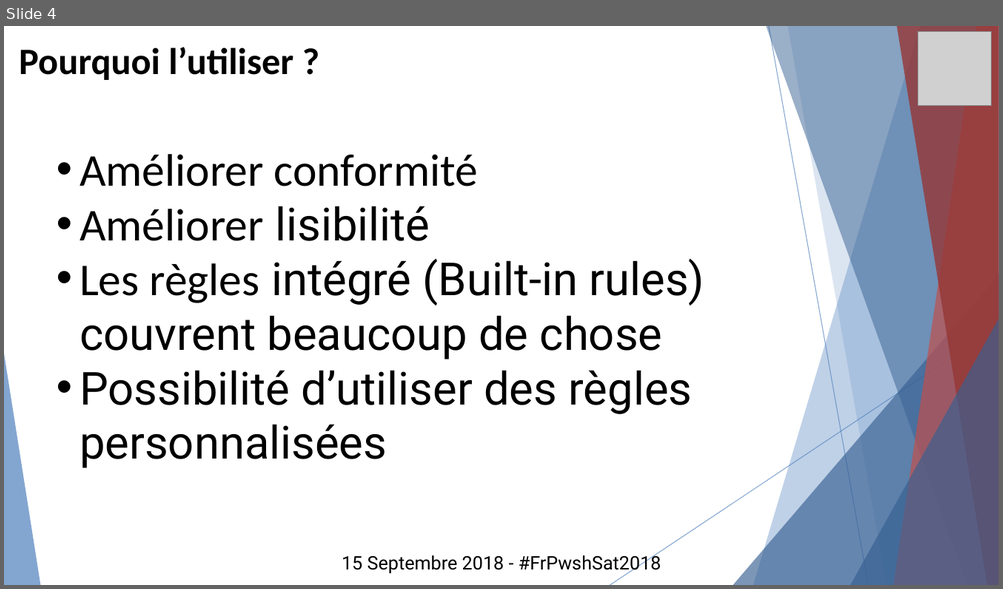
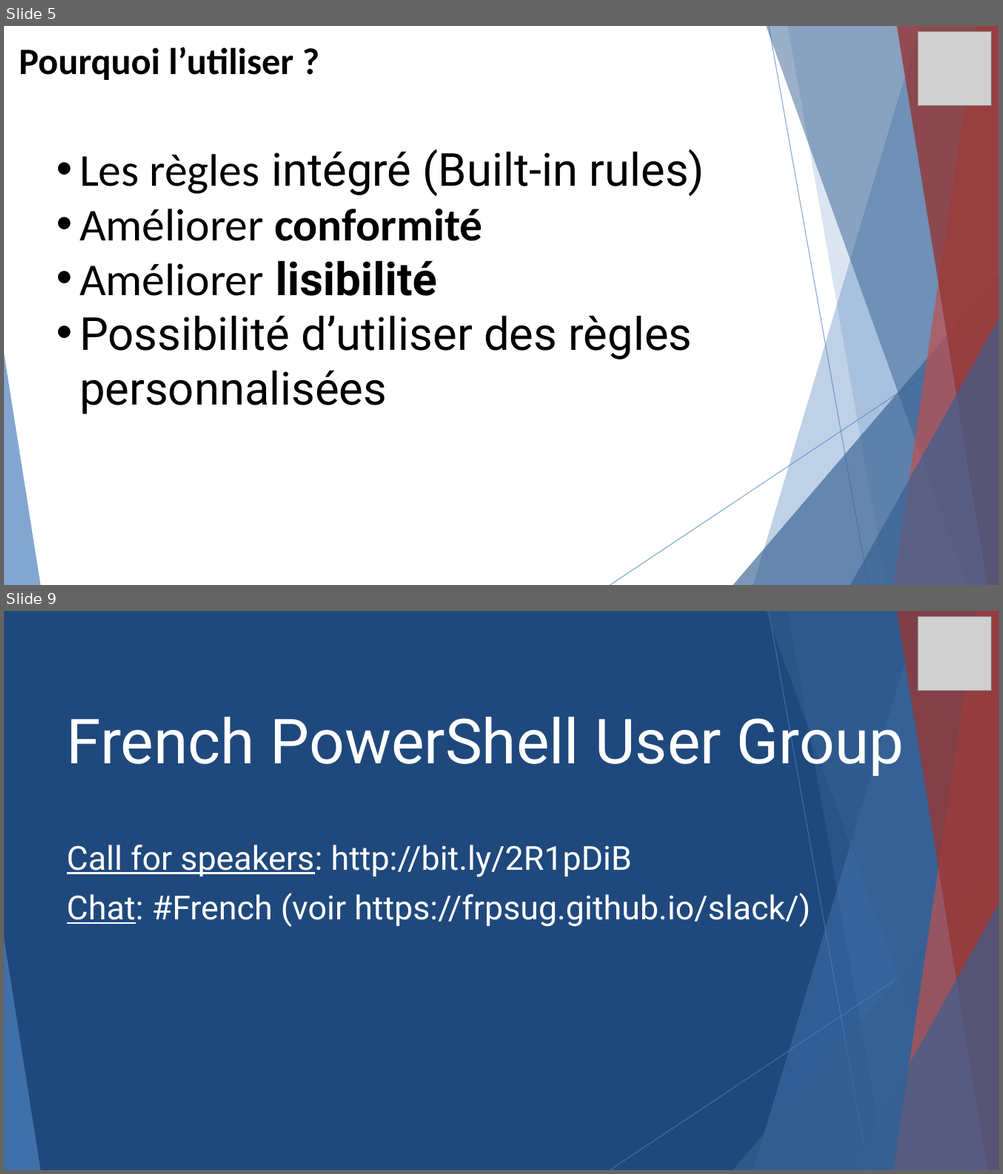
Before and after one commit to lazywinadmin/Presentations, a slide deck: 20190122-Creer_des_regles_custom_PSScriptAnalyzer/FrPSUG-Creer_vos_regles_customs_PSScriptAnalayzer.pptx. Shown one above the other, each under a label of ours: slide 4 before the commit, slides 5 and 9 after it; the slides between them are not shown. The pictures are 1003x589 and 1003x1174 pixels, drawn with LibreOffice and Linux fonts; fonts in the diff are those of the drawing; grey boxes stand for pictures. Boxes give left, top, right and bottom in pixels: in the first picture for what was removed or moved away, otherwise in the second. Text is boxed around its words. In the diff, an @@ line names an element or a change of style, - is before the commit and + after.

```diff
--- a/20190122-Creer_des_regles_custom_PSScriptAnalyzer/FrPSUG-Creer_vos_regles_customs_PSScriptAnalayzer.pptx
+++ b/20190122-Creer_des_regles_custom_PSScriptAnalyzer/FrPSUG-Creer_vos_regles_customs_PSScriptAnalayzer.pptx
@@ slide 9 added at bbox=[4, 611, 999, 1170], background #1F497D; not listed: 10 template elements that a slide beside it also shows @@
@@ rectangle added at bbox=[4, 611, 999, 1170], fill #1F497D @@
@@ picture added at bbox=[917, 617, 991, 691] @@
@@ text added at bbox=[67, 717, 904, 927], 32 pt, text #FFFFFF @@
+French PowerShell User Group
+Call for speakers: http://bit.ly/2R1pDiB
+Chat: #French (voir https://frpsug.github.io/slack/)
@@ group added at bbox=[4, 611, 999, 1170]: 5 freeform shapes, 3 triangles, 2 lines @@
@@ what was slide 4 is now slide 5 @@
@@ slide 5 changed as well @@
@@ text at bbox=[79, 150, 705, 196]: paragraph added @@
+  • Les règles intégré (Built-in rules)
@@ text at bbox=[79, 208, 483, 296]: bold on in "conformité", "lisibilité" @@
@@ text at bbox=[79, 259, 705, 360]: paragraph removed @@
-  • Les règles intégré (Built-in rules) couvrent beaucoup de chose
@@ text removed at bbox=[341, 553, 661, 574] @@
-15 Septembre 2018 - #FrPwshSat2018
```
Also in this commit, not shown: 2 other slides changed, 5 other slides added, 3 slides removed.
